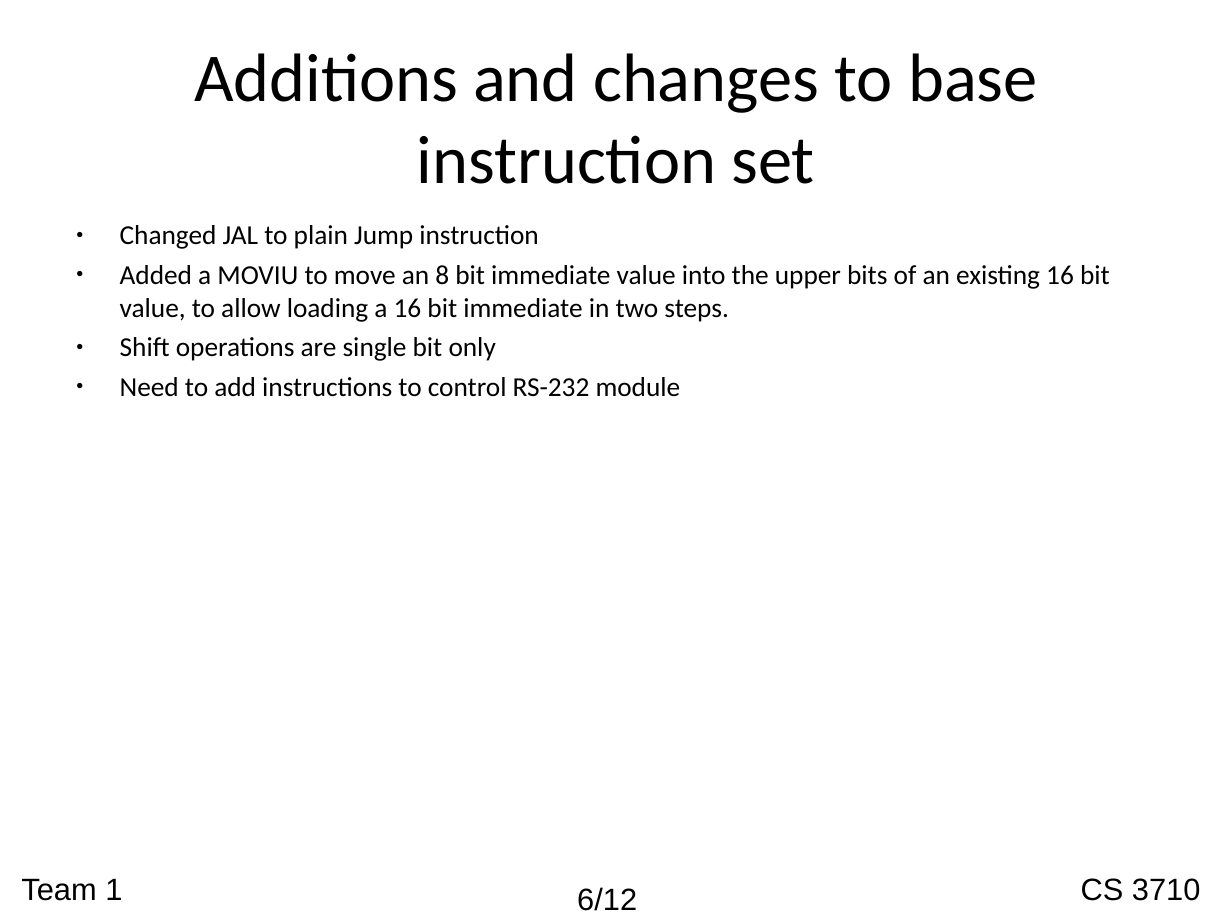
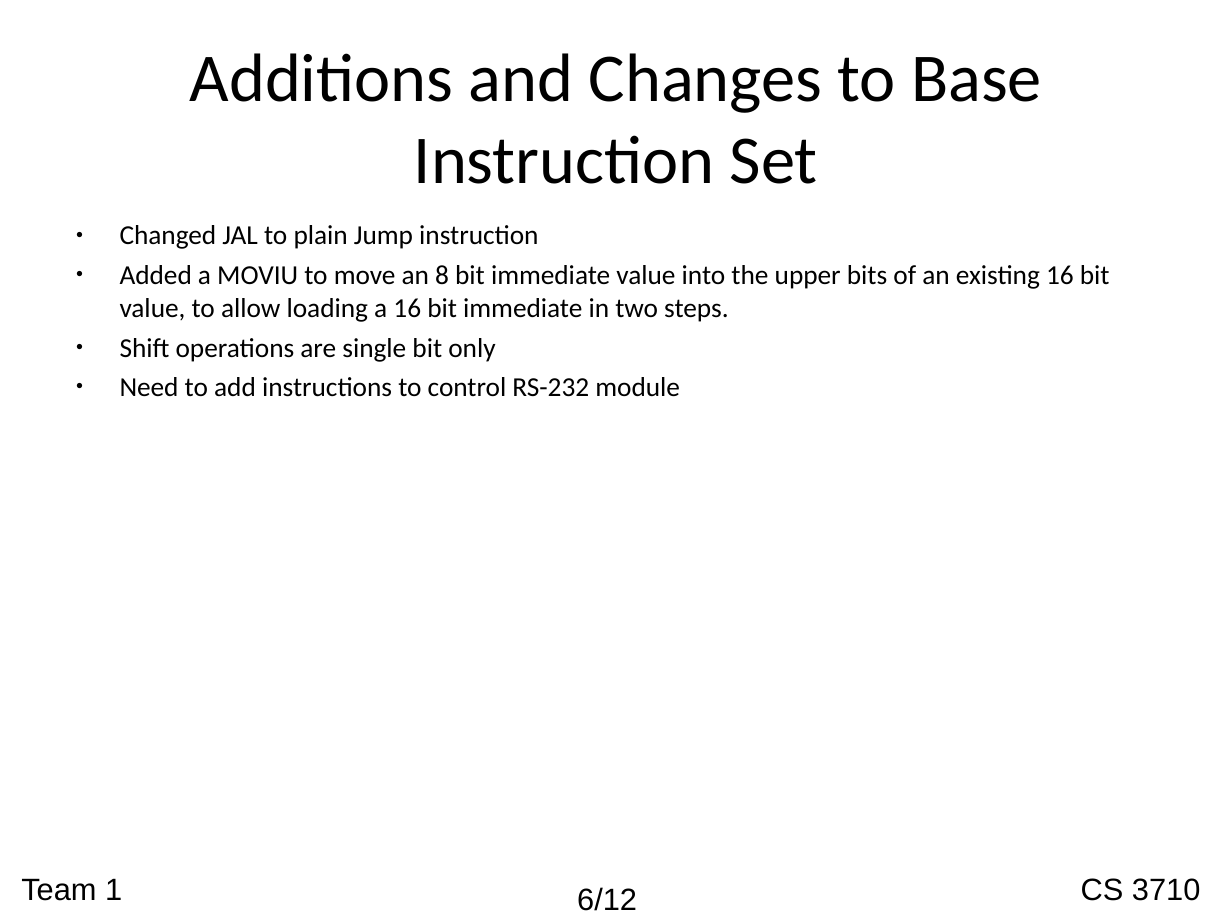
Before and after one commit to nachtluce/3710-Project, a slide deck: slide 7 of documentation/cs3710_presentation.ppt (slide 6 before the commit). Drawn at 1232x924 pixels with LibreOffice and Linux fonts; fonts in the diff are those of the drawing; background and template pictures are left out. Boxes give left, top, right and bottom in pixels: in the first picture for what was removed or moved away, otherwise in the second. Text is boxed around its words. In the diff, an @@ line names an element or a change of style, - is before the commit and + after.

Commit message:
modified slides

```diff
--- a/documentation/cs3710_presentation.ppt
+++ b/documentation/cs3710_presentation.ppt
@@ text at (190, 53, 1042, 184): text changed @@
-Additions and changes to base instruction set
+Additions and Changes to Base Instruction Set
```
Also in this commit, not shown: 9 other slides changed, 2 slides added.
